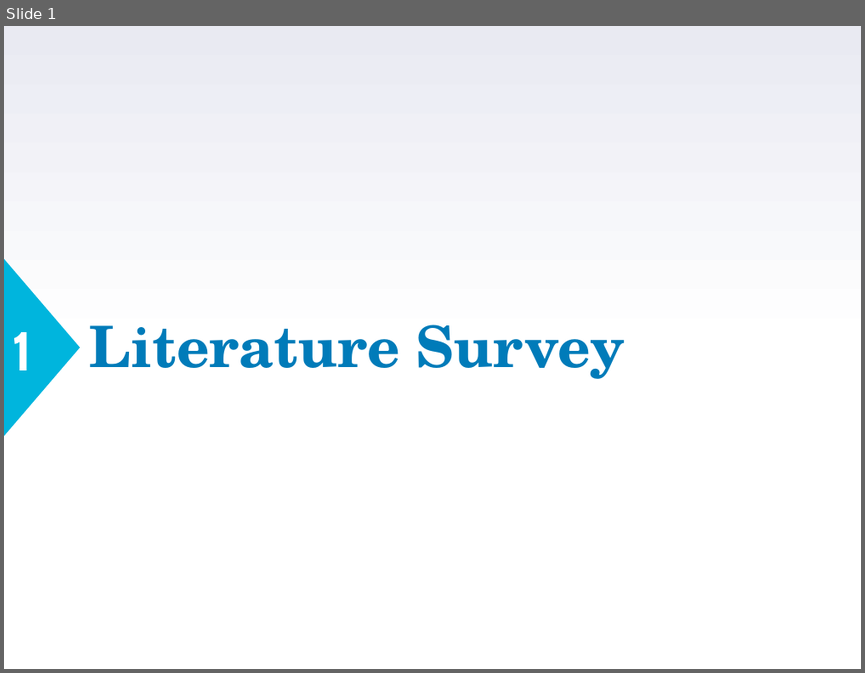
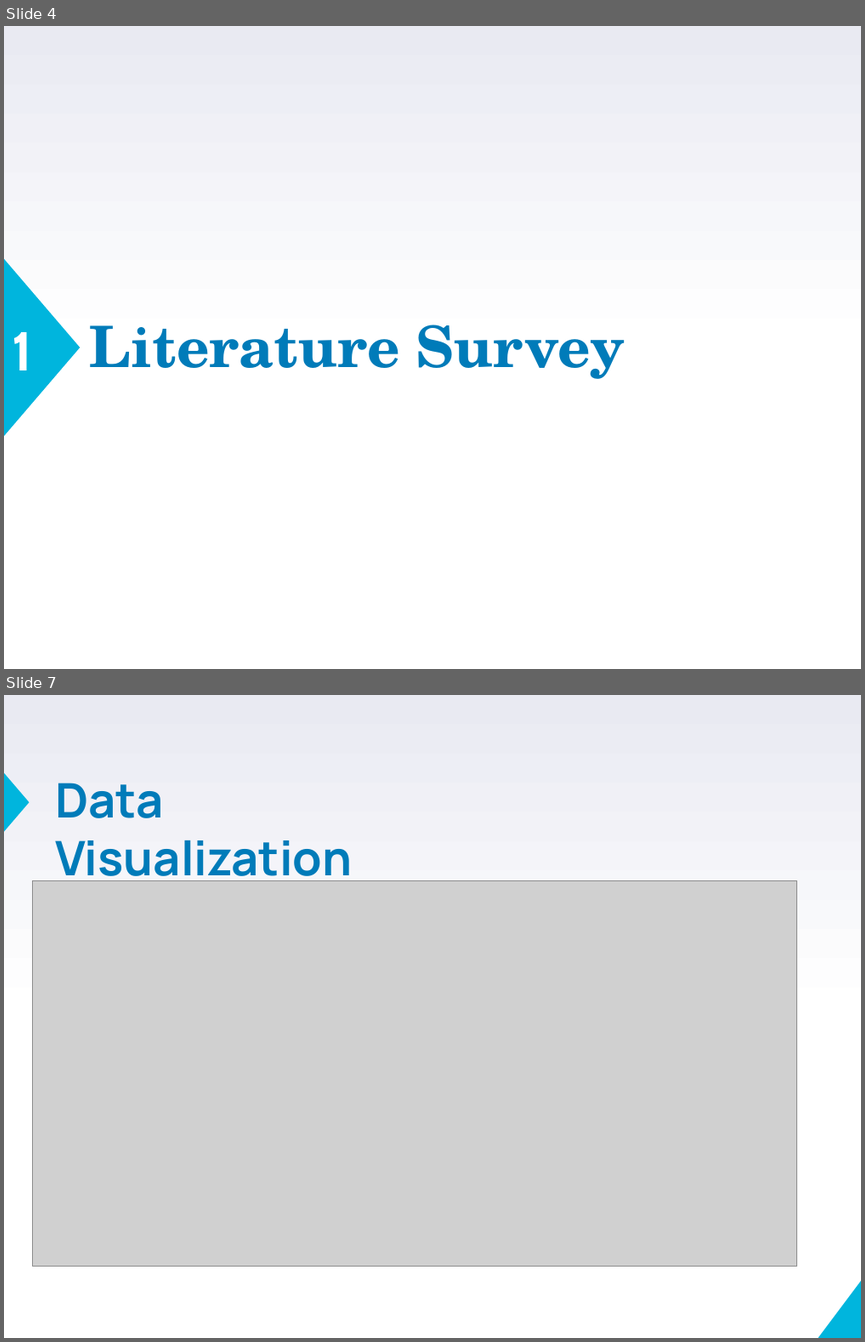
Before and after one commit to VarunBohara/Mini-Project-Documents, a slide deck: Review2_ppt.pptm. Shown one above the other, each under a label of ours: slide 1 before the commit, slides 4 and 7 after it; the slides between them are not shown. The pictures are 865x673 and 865x1342 pixels, drawn with LibreOffice and Linux fonts; fonts in the diff are those of the drawing; grey boxes stand for pictures. Boxes give left, top, right and bottom in pixels: in the first picture for what was removed or moved away, otherwise in the second. Text is boxed around its words. In the diff, an @@ line names an element or a change of style, - is before the commit and + after.

```diff
--- a/Review2_ppt.pptm
+++ b/Review2_ppt.pptm
@@ slide 7 added at <box>4,695,861,1338</box>, background gradient #FFFFFF to #E9EAF2 @@
@@ triangle added at <box>4,773,29,832</box>, fill #00B5DD @@
@@ text added at <box>55,783,352,881</box>, 40 pt, text #007BB9, bold @@
+Data Visualization
@@ picture added at <box>32,881,796,1266</box> @@
@@ right triangle added at <box>818,1279,861,1338</box>, fill #00B5DD @@
@@ what was slide 1 is now slide 4 @@
```
Also in this commit, not shown: 3 slides changed, 6 other slides added.
